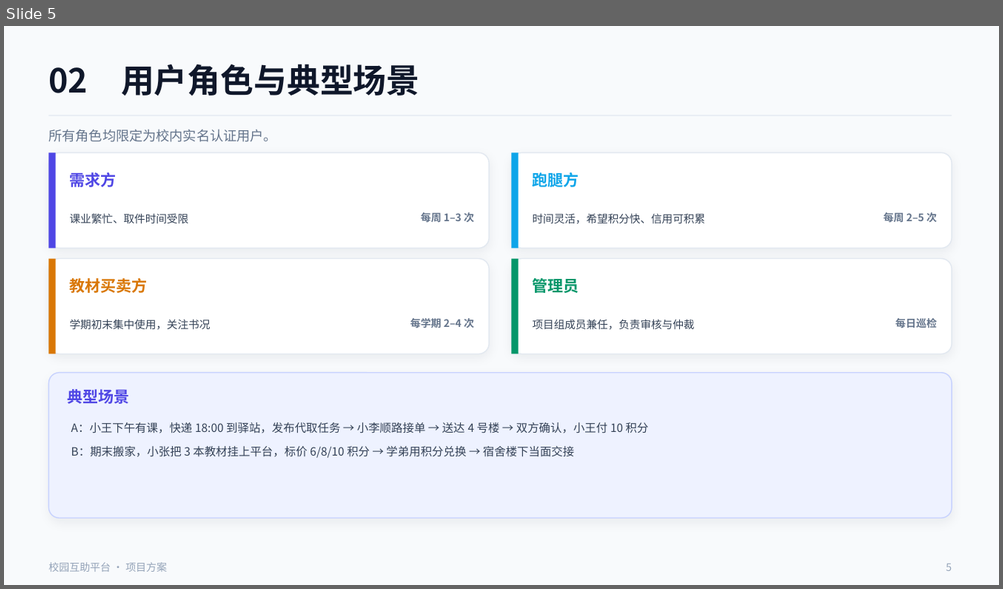
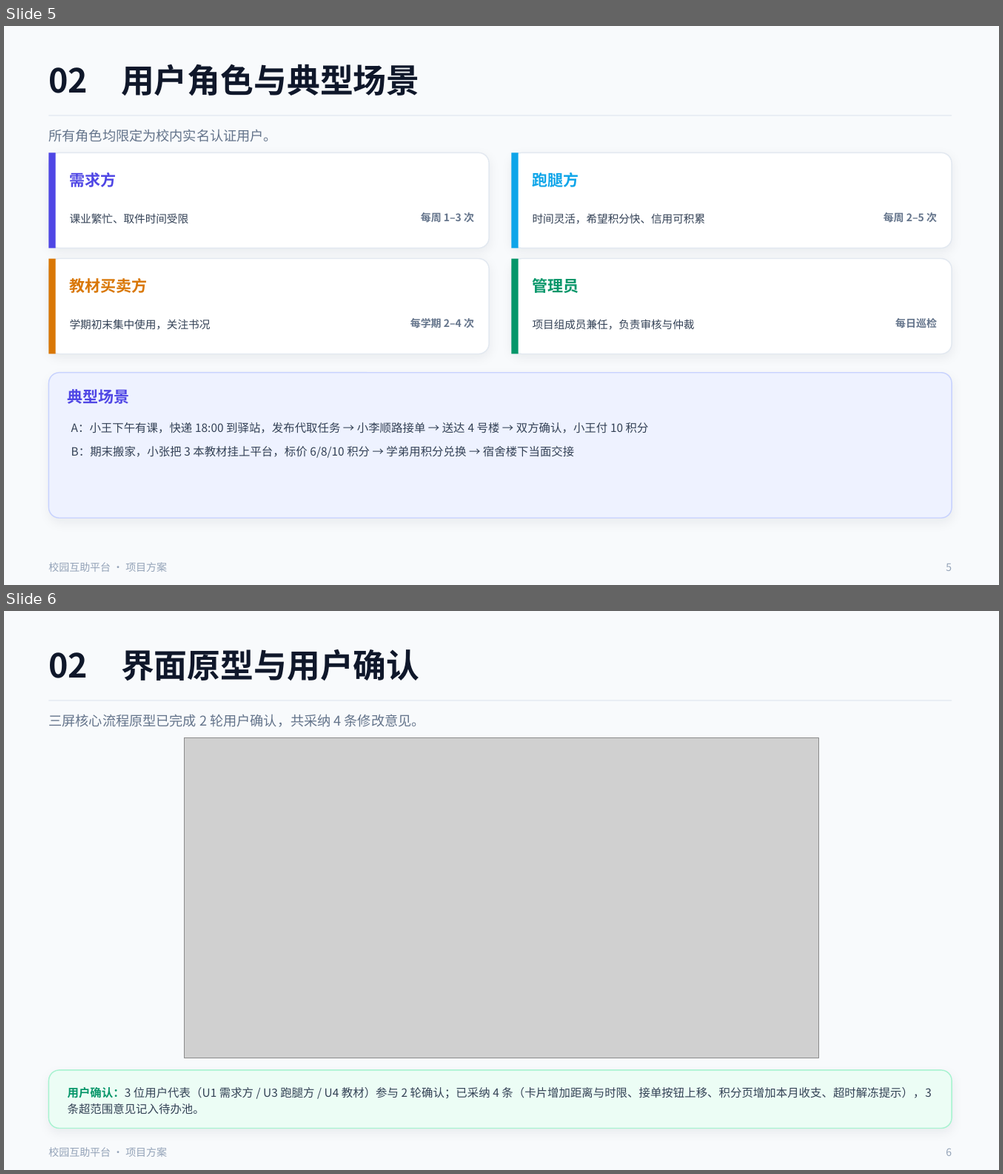
Before and after one commit to lunasama868/SE2026-G22-campus-mutual-aid, a slide deck: assets/SE2026-G22-校园互助平台-需求评审PPT.pptx. Shown one above the other, each under a label of ours: slide 5 before the commit, slides 5 and 6 after it. The pictures are 1003x589 and 1003x1174 pixels, drawn with LibreOffice and Linux fonts; fonts in the diff are those of the drawing; grey boxes stand for pictures. Boxes give left, top, right and bottom in pixels: in the first picture for what was removed or moved away, otherwise in the second. Text is boxed around its words. In the diff, an @@ line names an element or a change of style, - is before the commit and + after.

Commit message:
feat: SRS 修订至 V1.2，补齐需求阶段评审表 4 处缺口
对照《需求阶段评审检查表》11 条逐项自查，补齐：
- 2.6 用户代表与需求来源（第 6 条）：5 位用户代表 + 需求来源追溯表
- 3.8 界面原型与用户确认（第 7、8 条）：图 3-1 三屏原型 + 表 3-18 两轮确认记录
- A.3 ER 图（第 10 条）：图 A-1 实体关系图 + 表 A-3 关系基数
评审 PPT 增至 19 页，新增界面原型页与 ER 图页。

```diff
--- a/assets/SE2026-G22-校园互助平台-需求评审PPT.pptx
+++ b/assets/SE2026-G22-校园互助平台-需求评审PPT.pptx
@@ slide 6 added at (x1=4, y1=611, x2=999, y2=1170), background #F8FAFC @@
@@ text added at (x1=48, y1=649, x2=419, y2=681), 32 pt, text #0F172A, bold @@
+02 界面原型与用户确认
@@ line added from (48, 701) to (951, 701), #E2E8F0 1 pt @@
@@ text added at (x1=48, y1=714, x2=425, y2=727), 13 pt, text #64748B @@
+三屏核心流程原型已完成 2 轮用户确认，共采纳 4 条修改意见。
@@ picture added at (x1=185, y1=738, x2=819, y2=1059) @@
@@ rounded rectangle added at (x1=48, y1=1071, x2=951, y2=1129), fill #ECFDF5, outline #A7F3D0 1 pt @@
@@ text added at (x1=68, y1=1088, x2=930, y2=1115), 11 pt, text #334155 @@
+用户确认：3 位用户代表（U1 需求方 / U3 跑腿方 / U4 教材）参与 2 轮确认；已采纳 4 条（卡片增加距离与时限、接单按钮上移、积分页增加本月收支、超时解冻提示），3 条超范围意见记入待办池。
@@ text added at (x1=48, y1=1147, x2=167, y2=1157), 10 pt, text #94A3B8 @@
+校园互助平台 · 项目方案
@@ text added at (x1=945, y1=1149, x2=951, y2=1156), 10 pt, text #94A3B8 @@
+6
```
Also in this commit, not shown: 11 slides changed, 1 other slide added, 3 other files.
